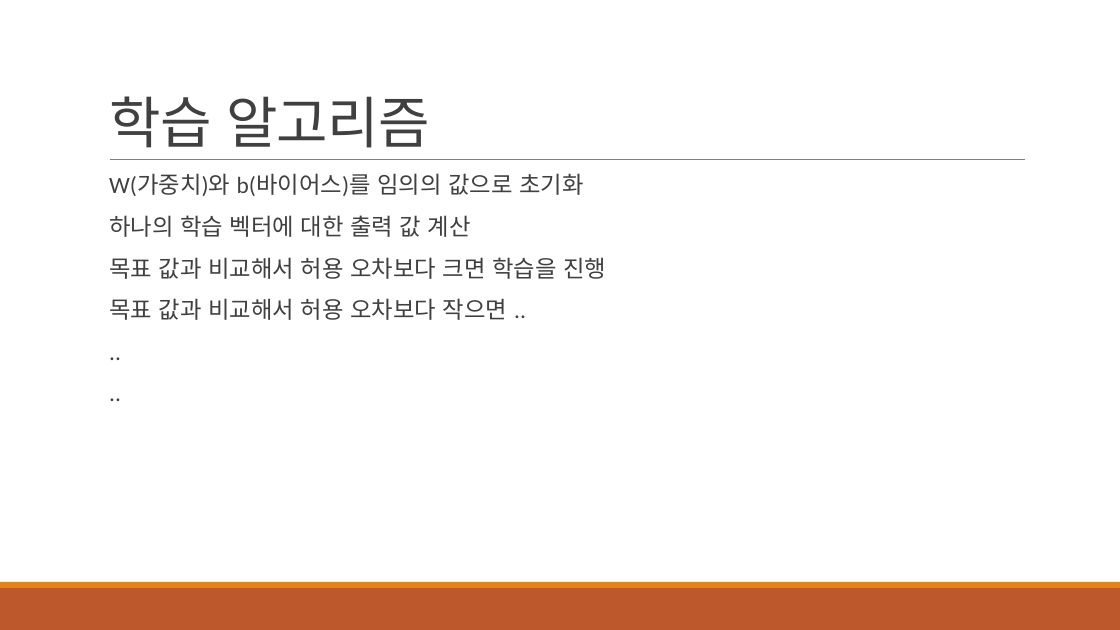
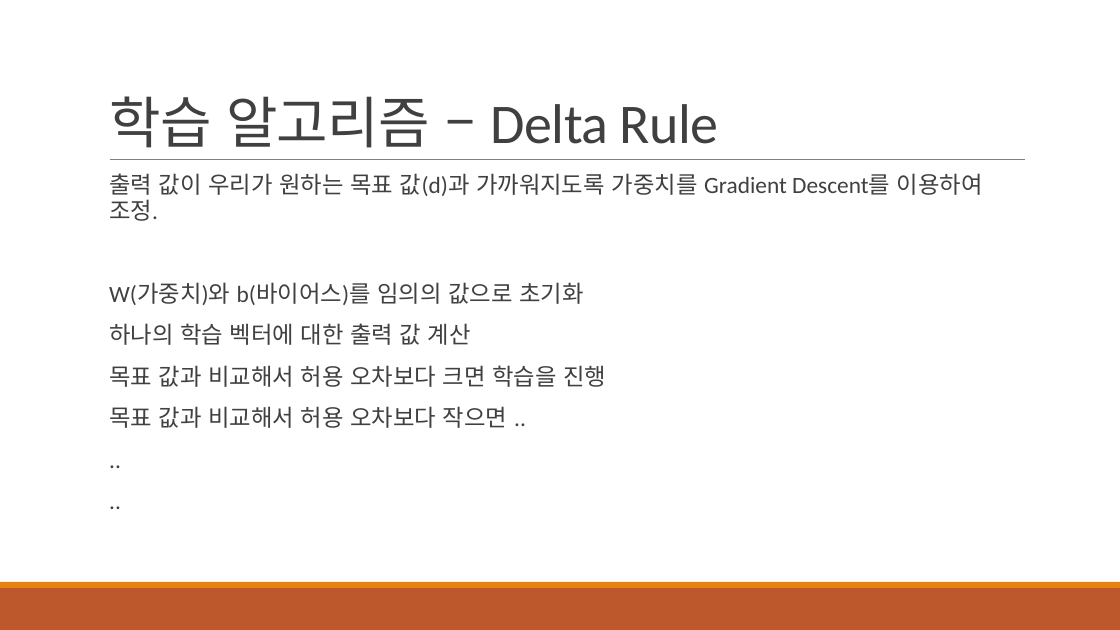
Before and after one commit to HYU-AILAB/ai-seminar, a slide deck: slide 5 of 01. MLP & FFNN/MLP_FFNN_김병조.pptx (slide 6 before the commit). Drawn at 1120x630 pixels with LibreOffice and Linux fonts; fonts in the diff are those of the drawing. Boxes give left, top, right and bottom in pixels: in the first picture for what was removed or moved away, otherwise in the second. Text is boxed around its words. In the diff, an @@ line names an element or a change of style, - is before the commit and + after.

```diff
--- a/01. MLP & FFNN/MLP_FFNN_김병조.pptx
+++ b/01. MLP & FFNN/MLP_FFNN_김병조.pptx
@@ title at (109,96,719,148): text changed @@
-학습 알고리즘
+학습 알고리즘 – Delta Rule
@@ text at (109,173,983,221): paragraph added @@
+  출력 값이 우리가 원하는 목표 값(d)과 가까워지도록 가중치를 Gradient Descent를 이용하여 조정.
```
Also in this commit, not shown: 5 other slides changed, 7 slides added, 2 slides removed.
